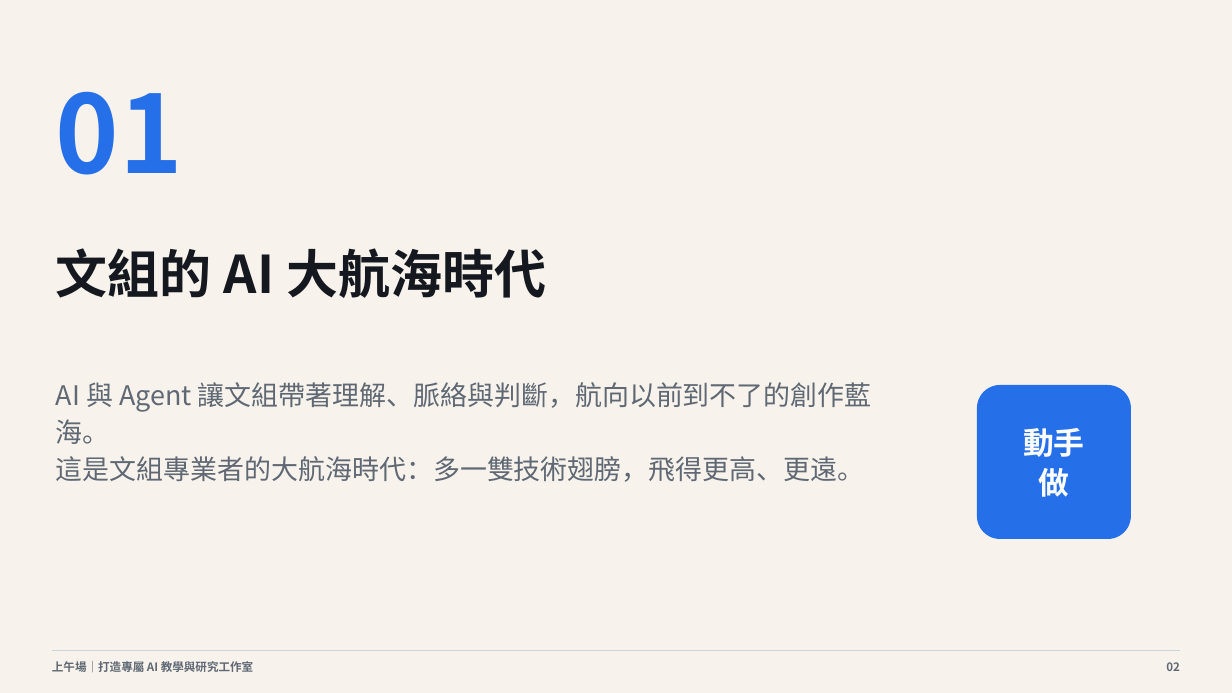
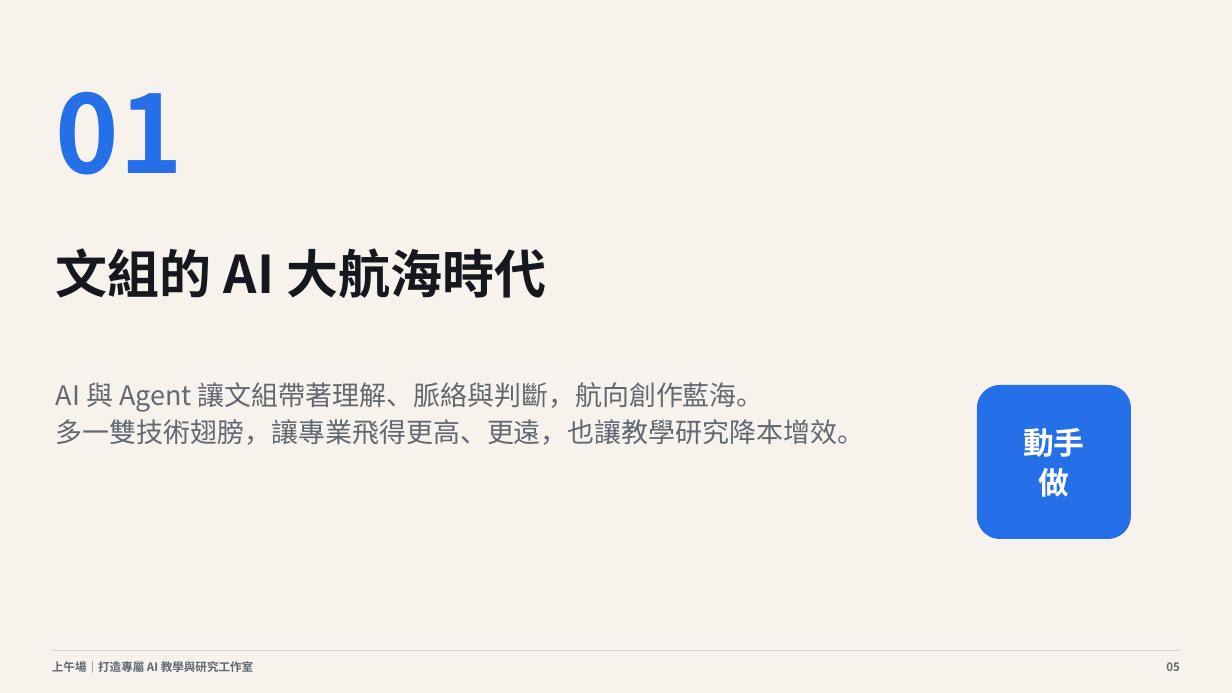
Before and after one commit to cagoooo/ncu-ai-agent-workshop-20260826, a slide deck: slide 5 of 01_簡報/上午場_打造專屬AI教學與研究工作室_20260826.pptx (slide 2 before the commit). Drawn at 1232x693 pixels with LibreOffice and Linux fonts; fonts in the diff are those of the drawing. Boxes give left, top, right and bottom in pixels: in the first picture for what was removed or moved away, otherwise in the second. Text is boxed around its words. In the diff, an @@ line names an element or a change of style, - is before the commit and + after.

```diff
--- a/01_簡報/上午場_打造專屬AI教學與研究工作室_20260826.pptx
+++ b/01_簡報/上午場_打造專屬AI教學與研究工作室_20260826.pptx
@@ text at bbox=[56, 382, 865, 445]: text changed @@
-AI 與 Agent 讓文組帶著理解、脈絡與判斷，航向以前到不了的創作藍海。
-這是文組專業者的大航海時代：多一雙技術翅膀，飛得更高、更遠。
+AI 與 Agent 讓文組帶著理解、脈絡與判斷，航向創作藍海。
+多一雙技術翅膀，讓專業飛得更高、更遠，也讓教學研究降本增效。
@@ text at bbox=[1166, 662, 1180, 671]: text changed @@
-02
+05
```
Also in this commit, not shown: 43 other slides changed, 3 slides added, 22 other files.
